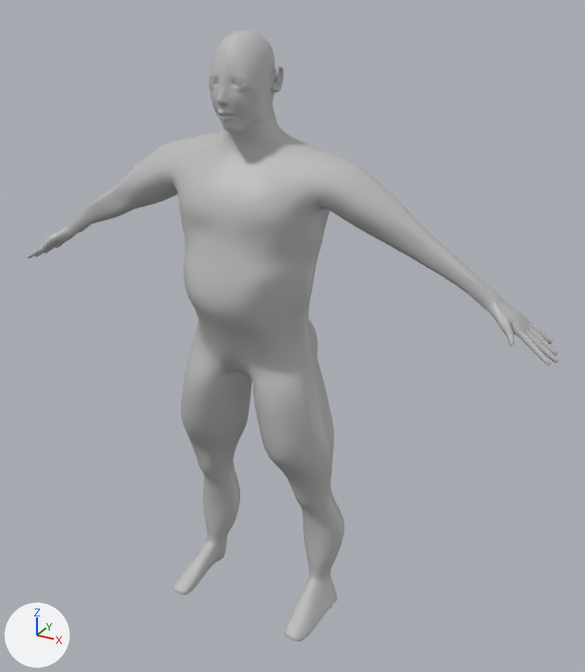
A saved change to the FBX model Import/Billy.fbx.
Both versions are drawn from a 50 mm lens placed at (0.0765, -0.1233, 0.1244), pointed at (0.0066, 0.0037, 0.0608). The axes (+X, +Y, +Z) are drawn at lower left. The lights are the same throughout. Where no turn or scale is listed for an object, it has been applied to the vertices.

Objects in the first picture: 'Cuerpo1_vtx_791_1'.
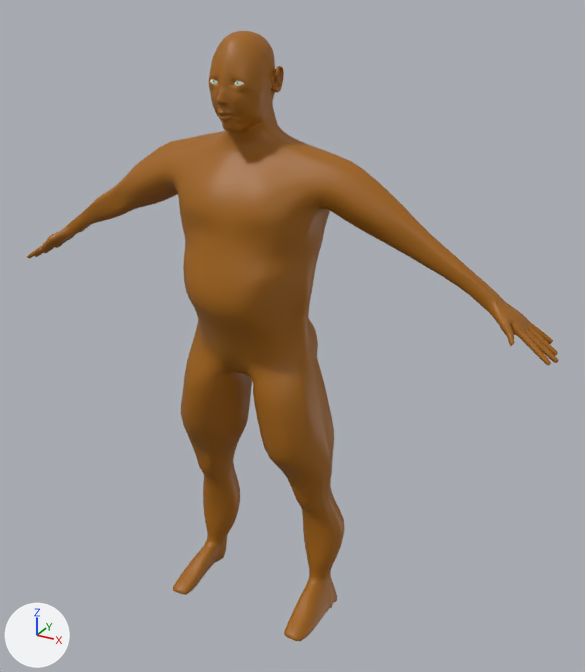
The edits, one by one:
Material 'ojos' (mat_ojos) is new.
Its base color is (1.0, 1.0, 1.0) (white #ffffff).
Material 'pupila' (mat_pupila) is new.
Its base color is (0.0, 0.0, 0.0) (black #000000).
Material 'iris' (mat_iris) is new.
Its base color is (0.0, 1.0, 0.0) (green #00ff00).
Material 'piel' (mat_piel) is new.
Its base color is (0.362, 0.124, 0.0) (brown #a26300).
me_mesh has 26963 vertices, 26790 faces and spans x -0.0571..0.0571, y -0.0123..0.0123, z -0.0586..0.0586.
me_mesh is used by ob_cuerpo1_vtx_791_1; location (0.0, -0.0013, 0.058).
me_mesh part 1: 23670 of the faces centred in x -0.057..0.057, y -0.0123..0.0123, z -0.0586..0.0586 switch from mat_lambert1 (grey #bcbcbc) to mat_piel (brown #a26300).
me_mesh part 2: 3000 of the faces centred in x -0.0035..0.0035, y -0.0058..-0.0033, z 0.0497..0.0522 switch from mat_lambert1 (grey #bcbcbc) to mat_ojos (white #ffffff).
me_mesh now uses material mat_iris (green #00ff00).
me_mesh now uses material mat_pupila (black #000000).

Where the change shows, as pixel boxes [x1, y1, x2, y2] in the pictures (585 x 672 px):
part 1 of me_mesh, recoloured (grey to brown)
    both: [27, 31, 559, 641]
part 2 of me_mesh, recoloured
    both: [210, 79, 244, 86]
